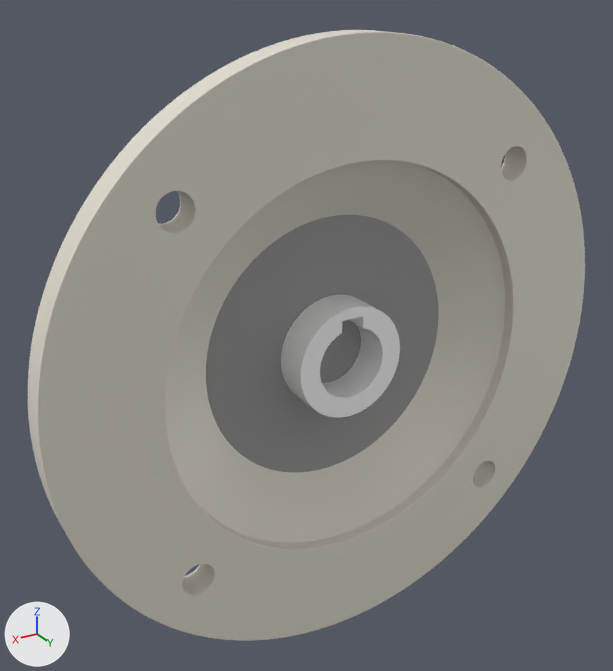
The glTF model IEC_fi_24_90B5.glb, before and after one commit.
Both versions are drawn from a 50 mm camera at (139.2, 293.0, 250.2) aimed at (5.6, 70.4, 138.9). Every picture has the same lights, and +X, +Y and +Z are marked at lower left. Where no turn or scale is listed for an object, it has been applied to the vertices.

Objects in the first picture: 'Node1', 'Node2', 'Node3'.
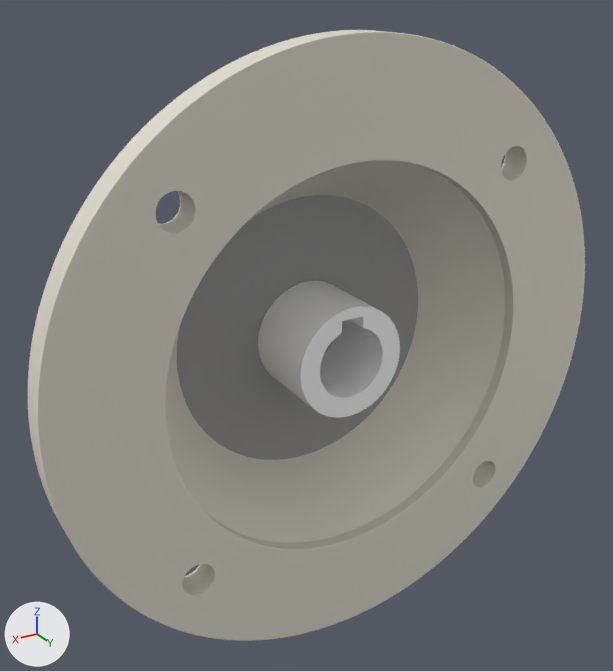
The newer file is also turned or shifted as a whole; pictures and numbers use the older file's frame.

The change in detail:
me_mesh0 is used by ob_node1; location (0.0, 0.0, 0.0).
me_mesh0 had 23453 vertices, 46794 faces and spanned x -100.0..100.0, y 74.0..93.0, z 35.0..235.0.
me_mesh0 now has 17320 vertices, 34528 faces and spans x -100.0..100.0, y 58.0..93.0, z 35.0..235.0.
me_mesh0 part 1: 138 vertices moved within x -65.0..65.0, y 89.0, z 70.0..200.0; 6871 vertices removed from x -65.0..65.0, y 74.0..89.0, z 70.0..200.0; 738 vertices added at x -61.0..61.0, y 58.0..82.0, z 74.0..196.0.
me_mesh0_002 is used by ob_node3; location (0.0, 0.0, 0.0).
me_mesh0_002 had 368 vertices, 366 faces and spanned x -45.2..45.2, y 76.8, z 89.7..180.3.
me_mesh0_002 now has 368 vertices, 366 faces and spans x -48.2..48.2, y 61.2, z 86.8..183.2.
me_mesh0_002 part 2: the loose piece of 116 vertices spanning x -12.0..12.0, y 76.8, z 123.0..150.3 is moved by (0.0, -15.5, 0.0).
me_mesh0_002 part 3: a new loose piece of 252 vertices spanning x -48.2..48.2, y 61.2, z 86.8..183.2, in mat_525252ff (grey #9a9a9a).
me_mesh0_002 part 4: the loose piece of 252 vertices spanning x -45.2..45.2, y 76.8, z 89.7..180.3 is deleted.

Location of each change, (x1, y1, x2, y2) in pixels of the pictures (613 x 671 px; the box of a moved part takes in the faces that stretch with it):
'Node3', reshaped: before (206, 215, 439, 473); after (177, 195, 418, 460)
part 1 of me_mesh0, cut back: (165, 160, 512, 543) in both
part 2 of me_mesh0_002, moved or reshaped: before (320, 320, 361, 383); after (324, 341, 333, 354)
part 3 of me_mesh0_002, added: after (177, 195, 418, 460)
part 4 of me_mesh0_002, deleted: before (206, 215, 439, 473)
